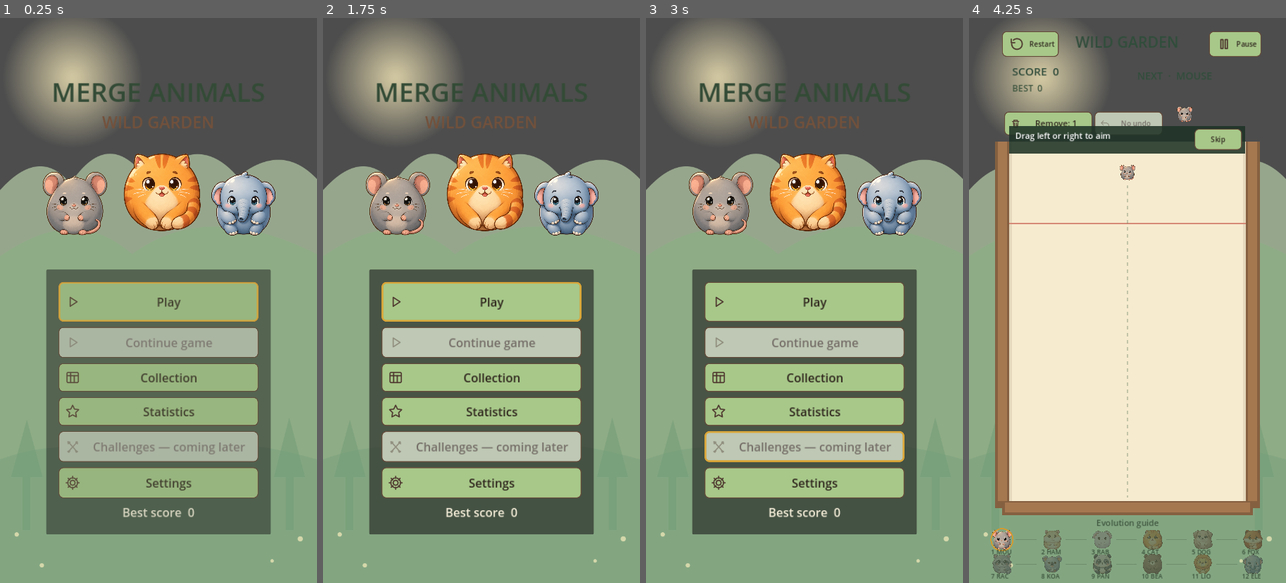
Above: before the commit, frames 1-4 (left to right).
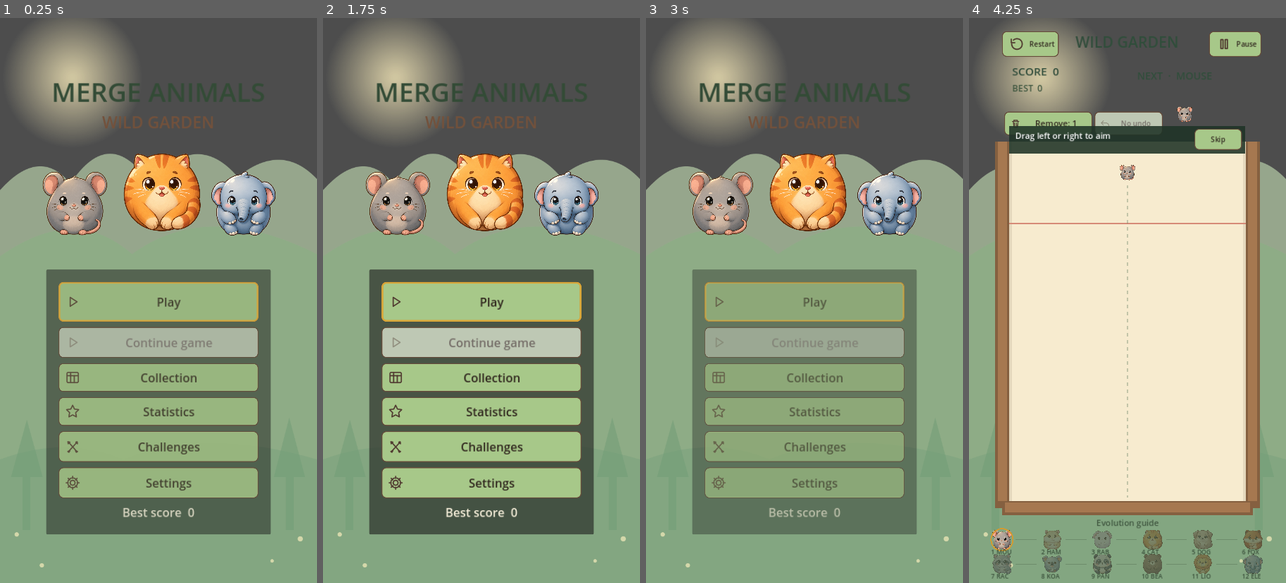
Above: after the commit, the same moments.

Repository: sandikovcusu-commits/MergeAnimal
Game: Godot game, scene res://scenes/ui/MainMenu.tscn
Two runs of this game, one before a commit and one after it. Both use one fixed random seed, a clock stepped at 60 frames per second and the inputs below.
Inputs (mouse positions are in pixels of both pictures, inside the frame that each line leads up to):
- Up to frame 1 (0.25 s): no input
- Up to frame 2 (1.75 s): click "Collection" at 0.5 s; click "Back" at 1.25 s
- Up to frame 3 (3 s): click (804, 447) at 2 s, where only the run after the commit has a clickable "Challenges"; click (804, 436) at 2.75 s, where only the run after the commit has a clickable "Back"
- Up to frame 4 (4.25 s): click "Play" at 3.5 s

The runs differ from the first frame. In frame 1, 3.1% of the frame differs, in the area x 18-82%, y 73-79%; in frame 2, 3.2%; in frame 3, 31%, in the area x 14-86%, y 44-92%; in frame 4, nothing differs.

Commit message:
Implement isolated five-challenge mode
Co-authored-by: arena-agent <297053741+arena-agent@users.noreply.github.com>

Diff:
--- /dev/null
+++ b/MergeAnimals/resources/challenges/01.tres
@@ -0,0 +1,12 @@
+[gd_resource type="Resource" script_class="ChallengeData" load_steps=2 format=3]
+
+[ext_resource type="Script" path="res://scripts/challenges/ChallengeData.gd" id="1"]
+
+[resource]
+script = ExtResource("1")
+id = 1
+title_key = &"FIRST_FRIEND"
+objective_key = &"MAKE_HAMSTER"
+objective_type = "animal"
+animal_id = &"hamster"
+target = 1
--- /dev/null
+++ b/MergeAnimals/resources/challenges/02.tres
@@ -0,0 +1,12 @@
+[gd_resource type="Resource" script_class="ChallengeData" load_steps=2 format=3]
+
+[ext_resource type="Script" path="res://scripts/challenges/ChallengeData.gd" id="1"]
+
+[resource]
+script = ExtResource("1")
+id = 2
+title_key = &"BUNNY_GARDEN"
+objective_key = &"MAKE_RABBITS"
+objective_type = "animal"
+animal_id = &"rabbit"
+target = 3
--- /dev/null
+++ b/MergeAnimals/resources/challenges/03.tres
@@ -0,0 +1,12 @@
+[gd_resource type="Resource" script_class="ChallengeData" load_steps=2 format=3]
+
+[ext_resource type="Script" path="res://scripts/challenges/ChallengeData.gd" id="1"]
+
+[resource]
+script = ExtResource("1")
+id = 3
+title_key = &"CAT_PARTY"
+objective_key = &"MAKE_CATS"
+objective_type = "animal"
+animal_id = &"cat"
+target = 2
--- /dev/null
+++ b/MergeAnimals/resources/challenges/04.tres
@@ -0,0 +1,12 @@
+[gd_resource type="Resource" script_class="ChallengeData" load_steps=2 format=3]
+
+[ext_resource type="Script" path="res://scripts/challenges/ChallengeData.gd" id="1"]
+
+[resource]
+script = ExtResource("1")
+id = 4
+title_key = &"PUPPY_TIME"
+objective_key = &"MAKE_DOG"
+objective_type = "animal"
+animal_id = &"dog"
+target = 1
--- /dev/null
+++ b/MergeAnimals/resources/challenges/05.tres
@@ -0,0 +1,12 @@
+[gd_resource type="Resource" script_class="ChallengeData" load_steps=2 format=3]
+
+[ext_resource type="Script" path="res://scripts/challenges/ChallengeData.gd" id="1"]
+
+[resource]
+script = ExtResource("1")
+id = 5
+title_key = &"SCORE_HUNTER"
+objective_key = &"REACH_SCORE"
+objective_type = "score"
+animal_id = &""
+target = 300
--- /dev/null
+++ b/MergeAnimals/scenes/game/ChallengeGame.tscn
@@ -0,0 +1,5 @@
+[gd_scene load_steps=3 format=3]
+[ext_resource type="PackedScene" path="res://scenes/game/Game.tscn" id="1"]
+[ext_resource type="Script" path="res://scripts/challenges/ChallengeGame.gd" id="2"]
+[node name="ChallengeGame" instance=ExtResource("1")]
+script = ExtResource("2")
--- /dev/null
+++ b/MergeAnimals/scenes/ui/ChallengeSelection.tscn
@@ -0,0 +1,8 @@
+[gd_scene load_steps=2 format=3]
+[ext_resource type="Script" path="res://scripts/ui/ChallengeSelection.gd" id="1"]
+[node name="ChallengeSelection" type="Control"]
+layout_mode = 3
+anchors_preset = 15
+anchor_right = 1.0
+anchor_bottom = 1.0
+script = ExtResource("1")
--- /dev/null
+++ b/MergeAnimals/scripts/challenges/ChallengeData.gd
@@ -0,0 +1,9 @@
+class_name ChallengeData
+extends Resource
+
+@export_range(1, 5) var id: int = 1
+@export var title_key: StringName
+@export var objective_key: StringName
+@export_enum("animal", "score") var objective_type: String = "animal"
+@export var animal_id: StringName = &""
+@export_range(1, 1000000) var target: int = 1
--- /dev/null
+++ b/MergeAnimals/scripts/challenges/ChallengeGame.gd
@@ -0,0 +1,135 @@
+## Inherited Classic physics/merge board; separate mode and results, never writes Classic.
+extends "res://scripts/gameplay/Game.gd"
+const SELECTION := "res://scenes/ui/ChallengeSelection.tscn"
+var challenge: ChallengeManager
+var challenge_id := 0
+var goal_label: Label
+var next_button: Button
+var save_retry_button: Button
+var result_success := false
+var result_saved := false
+var result_finished := false
+
+func _ready() -> void:
+	persist_best = false
+	debug_enabled = false
+	challenge_id = int(get_tree().get_meta("challenge_id", 0))
+	var loaded := ChallengeStore.load_results()
+	if loaded.status not in ["ok", "recovered", "missing"] or not ChallengeStore.is_unlocked(loaded.data, challenge_id):
+		call_deferred("_selection")
+		return
+	challenge = ChallengeManager.new(ChallengeManager.DEFINITIONS[challenge_id - 1])
+	challenge.objective_reached.connect(_goal_reached)
+	super._ready()
+	# This mode never exposes or activates the Classic power-ups.
+	remove_button.visible = false; remove_button.disabled = true
+	undo_button.visible = false; undo_button.disabled = true
+	rescue_button.visible = false; rescue_button.disabled = true
+	best_score = int(loaded.data.entries[challenge_id - 1].best)
+	goal_label = Label.new(); goal_label.name = "ChallengeGoal"
+	goal_label.position = Vector2(85, 205); goal_label.size = Vector2(365, 65)
+	goal_label.add_theme_font_size_override("font_size", 18); goal_label.add_theme_color_override("font_color", Color("263e2b"))
+	goal_label.autowrap_mode = TextServer.AUTOWRAP_WORD_SMART; goal_label.mouse_filter = Control.MOUSE_FILTER_IGNORE
+	$HUD.add_child(goal_label)
+	next_button = Button.new(); next_button.name = "NextChallenge"; next_button.position = Vector2(70, 255); next_button.size = Vector2(340, 55)
+	next_button.text = tr("CH_NEXT"); next_button.visible = false; overlay.add_child(next_button); next_button.pressed.connect(_next_challenge)
+	save_retry_button = Button.new(); save_retry_button.name = "RetryResultSave"; save_retry_button.position = Vector2(70, 255); save_retry_button.size = Vector2(340, 55)
+	save_retry_button.text = tr("CH_RETRY_SAVE"); save_retry_button.visible = false; overlay.add_child(save_retry_button); save_retry_button.pressed.connect(_persist_result)
+	_update_challenge_hud()
+	_update_hud()
+
+func _physics_process(delta: float) -> void:
+	if challenge == null: return
+	if is_playing() and not get_tree().paused:
+		challenge.tick(delta)
+		_update_challenge_hud()
+	super._physics_process(delta)
+
+func _attempt_drop() -> void:
+	var before_count := spawn_count
+	var data := current_data
+	super._attempt_drop()
+	if spawn_count > before_count:
+		challenge.record_creation(data, true, score)
+		_update_challenge_hud()
+
+func _on_merged(data: AnimalData, point: Vector2) -> void:
+	super._on_merged(data, point)
+	challenge.record_creation(data, merge_manager.last_merge_eligible, score)
+	challenge.record_score(score, merge_manager.last_merge_eligible)
+	_update_challenge_hud()
+
+func _on_golden_merged(point: Vector2) -> void:
+	super._on_golden_merged(point)
+	challenge.record_score(score, merge_manager.last_merge_eligible)
+	_update_challenge_hud()
+
+func _update_challenge_hud() -> void:
+	if not is_instance_valid(goal_label) or challenge == null: return
+	goal_label.text = "%s  %d/%d\n%s  %d:%02d" % [tr(challenge.definition.objective_key), mini(challenge.count, challenge.definition.target), challenge.definition.target, tr("CH_TIME"), int(challenge.elapsed) / 60, int(challenge.elapsed) % 60]
+
+func _goal_reached() -> void:
+	call_deferred("_finish", true)
+
+func _on_game_over() -> void:
+	if not is_playing() or challenge == null or challenge.reached: return
+	call_deferred("_finish", false)
+
+func _finish(success: bool) -> void:
+	if result_finished: return
+	result_finished = true; result_success = success
+	game_state = GameState.GAME_OVER
+	drop_requested = false; active_touch = -1; mouse_down = false
+	current_preview.visible = false
+	get_tree().paused = true
+	resume_button.visible = false; $HUD/Overlay/SettingsButton.visible = false
+	rescue_button.visible = false; rescue_message.visible = true
+	$HUD/Overlay/RestartButton.position.y = 180
+	$HUD/Overlay/RestartButton.text = tr("CH_REPLAY")
+	$HUD/Overlay/MainMenuButton.position.y = 330
+	$HUD/Overlay/MainMenuButton.text = tr("CH_SELECT_BUTTON")
+	overlay_title.text = "%s\n%s\n%s: %d\n%s: %d:%02d" % [tr("CH_SUCCESS") if success else tr("CH_FAILED"), tr(challenge.definition.title_key), tr("FINAL_SCORE"), score, tr("CH_TIME"), int(challenge.elapsed) / 60, int(challenge.elapsed) % 60]
+	overlay.visible = true
+	_persist_result()
+	queue_redraw()
+
+func _persist_result() -> void:
+	if not result_finished or result_saved: return
+	var result := ChallengeStore.record_result(challenge_id, result_success, score)
+	result_saved = result == OK
+	save_retry_button.visible = not result_saved
+	next_button.visible = result_saved and result_success and challenge_id < 5
+	$HUD/Overlay/RestartButton.disabled = not result_saved
+	$HUD/Overlay/MainMenuButton.disabled = not result_saved
+	rescue_message.text = tr("CH_RESULT_SAVED") if result_saved else tr("CH_SAVE_FAILED")
+
+func _next_challenge() -> void:
+	if not result_saved or not result_success or challenge_id >= 5: return
+	get_tree().set_meta("challenge_id", challenge_id + 1)
+	get_tree().paused = false
+	get_tree().reload_current_scene()
+func _selection() -> void:
+	get_tree().paused = false
+	if get_tree().has_meta("challenge_id"): get_tree().remove_meta("challenge_id")
+	get_tree().change_scene_to_file(SELECTION)
+func _main_menu() -> void:
+	if result_finished and not result_saved: return
+	_selection()
+func _restart() -> void:
+	if result_finished and not result_saved: return
+	get_tree().paused = false
+	get_tree().reload_current_scene()
+func _toggle_pause() -> void:
+	super._toggle_pause()
+	if game_state == GameState.PAUSED:
+		$HUD/Overlay/SettingsButton.visible = false
+		$HUD/Overlay/MainMenuButton.text = tr("CH_SELECT_BUTTON")
+func _update_remove_ui() -> void:
+	if is_instance_valid(remove_button): remove_button.visible = false; remove_button.disabled = true
+	if is_instance_valid(remove_hint): remove_hint.visible = false
+func _update_undo_ui() -> void:
+	if is_instance_valid(undo_button): undo_button.visible = false; undo_button.disabled = true
+func _toggle_remove() -> void: pass
+func _request_undo() -> void: pass
+func _request_rescue() -> void: pass
+func _open_settings() -> void: pass
--- /dev/null
+++ b/MergeAnimals/scripts/challenges/ChallengeManager.gd
@@ -0,0 +1,27 @@
+class_name ChallengeManager
+extends RefCounted
+
+signal objective_reached
+const DEFINITIONS: Array[ChallengeData] = [preload("res://resources/challenges/01.tres"), preload("res://resources/challenges/02.tres"), preload("res://resources/challenges/03.tres"), preload("res://resources/challenges/04.tres"), preload("res://resources/challenges/05.tres")]
+var definition: ChallengeData
+var count: int = 0
+var elapsed: float = 0.0
+var reached := false
+func _init(data: ChallengeData) -> void: definition = data
+func tick(delta: float) -> void:
+	if not reached: elapsed += delta
+func record_creation(data: AnimalData, eligible: bool, game_score: int) -> void:
+	if reached or not eligible: return
+	if definition.objective_type == "animal" and data.id == definition.animal_id:
+		count += 1
+	elif definition.objective_type == "score":
+		count = game_score
+	if count >= definition.target:
+		reached = true
+		objective_reached.emit()
+func record_score(game_score: int, eligible: bool) -> void:
+	if reached or not eligible or definition.objective_type != "score": return
+	count = game_score
+	if count >= definition.target:
+		reached = true
+		objective_reached.emit()
--- /dev/null
+++ b/MergeAnimals/scripts/challenges/ChallengeStore.gd
@@ -0,0 +1,51 @@
+## Results are separate from Classic session/progression. Active attempts are not saved.
+class_name ChallengeStore
+extends RefCounted
+const PATH := "user://wild_garden_challenges.json"
+const VERSION := 1
+static func empty() -> Dictionary:
+	var entries := []
+	for i in range(5): entries.append({"completed": false, "best": 0, "attempts": 0})
+	return {"version": VERSION, "entries": entries}
+static func valid(data: Variant) -> bool:
+	if typeof(data) != TYPE_DICTIONARY or data.get("version") != VERSION or typeof(data.get("entries")) != TYPE_ARRAY or data.entries.size() != 5: return false
+	var previous := true
+	for item in data.entries:
+		if typeof(item) != TYPE_DICTIONARY or typeof(item.get("completed")) != TYPE_BOOL: return false
+		for key in ["best", "attempts"]:
+			var n: Variant = item.get(key)
+			if typeof(n) not in [TYPE_INT, TYPE_FLOAT] or not is_finite(float(n)) or float(n) < 0 or float(n) > 1000000000 or floorf(float(n)) != float(n): return false
+		if item.completed and not previous: return false
+		previous = item.completed
+	return true
+static func load_results() -> Dictionary:
+	var primary := SaveManager._read_envelope(PATH)
+	var backup := SaveManager._read_envelope(PATH + ".bak")
+	if primary.status in ["future", "io_error"] or backup.status in ["future", "io_error"]: return {"status": "unavailable"}
+	for entry in [primary, backup]:
+		if entry.status == "ok" and typeof(entry.data.get("version")) in [TYPE_INT, TYPE_FLOAT] and float(entry.data.version) > VERSION: return {"status": "unavailable"}
+	for entry in [[primary, "ok"], [backup, "recovered"]]:
+		if entry[0].status == "ok" and valid(entry[0].data): return {"status": entry[1], "data": entry[0].data}
+	if primary.status == "missing" and backup.status == "missing": return {"status": "missing", "data": empty()}
+	return {"status": "corrupt"}
+static func is_unlocked(data: Dictionary, id: int) -> bool:
+	return id >= 1 and id <= 5 and valid(data) and (id == 1 or bool(data.entries[id - 2].completed))
+static func record_result(id: int, success: bool, score: int) -> Error:
+	var loaded := load_results()
+	if loaded.status not in ["ok", "recovered", "missing"]: return ERR_UNAVAILABLE
+	var data: Dictionary = loaded.data.duplicate(true)
+	if not is_unlocked(data, id) or score < 0 or score > 1000000000: return ERR_INVALID_DATA
+	var item: Dictionary = data.entries[id - 1]
+	item.attempts = int(item.attempts) + 1
+	item.best = maxi(int(item.best), score)
+	if success: item.completed = true
+	if not valid(data): return ERR_INVALID_DATA
+	# Never replace a good backup with a corrupt/invalid primary on recovery.
+	var primary := SaveManager._read_envelope(PATH)
+	var keep_primary: bool = primary.status == "ok" and valid(primary.data)
+	var result := SaveManager.save_progress(data, PATH, keep_primary)
+	if result != OK: return result
+	# Refresh backup after committing primary; mirror failure does not roll back.
+	var mirror := SaveManager.save_progress(data, PATH, true)
+	if mirror != OK: push_warning("Challenge result committed; backup refresh failed: %s" % mirror)
+	return OK
--- /dev/null
+++ b/MergeAnimals/scripts/ui/ChallengeSelection.gd
@@ -0,0 +1,41 @@
+extends Control
+const FOREST := preload("res://assets/backgrounds/forest_garden.svg")
+const THEME := preload("res://assets/ui/themes/forest.tres")
+var buttons: Array[Button] = []
+var status_label: Label
+func _ready() -> void:
+	process_mode = Node.PROCESS_MODE_ALWAYS
+	SettingsStore.apply(SettingsStore.load_values())
+	theme = THEME
+	var title := Label.new(); title.text = tr("CHALLENGE_SELECT"); title.position = Vector2(60, 100); title.size = Vector2(600, 65)
+	title.horizontal_alignment = HORIZONTAL_ALIGNMENT_CENTER; title.add_theme_font_size_override("font_size", 36); title.add_theme_color_override("font_color", Color("334b36")); add_child(title)
+	var card := PanelContainer.new(); card.position = Vector2(65, 205); card.size = Vector2(590, 930); add_child(card)
+	var margins := MarginContainer.new()
+	for side in ["margin_left", "margin_right", "margin_top", "margin_bottom"]: margins.add_theme_constant_override(side, 25)
+	card.add_child(margins)
+	var list := VBoxContainer.new(); list.add_theme_constant_override("separation", 12); margins.add_child(list)
+	var loaded := ChallengeStore.load_results()
+	var available: bool = loaded.status in ["ok", "recovered", "missing"]
+	for def in ChallengeManager.DEFINITIONS:
+		var unlocked := available and ChallengeStore.is_unlocked(loaded.data, def.id)
+		var b := Button.new(); b.name = "Challenge%02d" % def.id; b.custom_minimum_size.y = 110
+		b.add_theme_font_size_override("font_size", 21)
+		var state := tr("CH_LOCKED") if not unlocked else (tr("CH_COMPLETED") if loaded.data.entries[def.id - 1].completed else tr("CH_READY"))
+		b.text = "%02d  %s  ·  %s\n%s" % [def.id, tr(def.title_key), state, tr(def.objective_key)]
+		b.disabled = not unlocked; list.add_child(b); buttons.append(b)
+		b.pressed.connect(_start.bind(def.id))
+	status_label = Label.new(); status_label.horizontal_alignment = HORIZONTAL_ALIGNMENT_CENTER; status_label.autowrap_mode = TextServer.AUTOWRAP_WORD_SMART
+	status_label.custom_minimum_size.y = 65; status_label.text = "" if available else tr("CH_SAVE_UNAVAILABLE"); list.add_child(status_label)
+	var back := Button.new(); back.name = "Back"; back.text = tr("BACK"); back.custom_minimum_size.y = 65; list.add_child(back)
+	back.pressed.connect(func(): get_tree().change_scene_to_file("res://scenes/ui/MainMenu.tscn"))
+func _start(id: int) -> void:
+	var loaded := ChallengeStore.load_results()
+	if loaded.status not in ["ok", "recovered", "missing"] or not ChallengeStore.is_unlocked(loaded.data, id):
+		status_label.text = tr("CH_SAVE_UNAVAILABLE"); return
+	get_tree().set_meta("challenge_id", id)
+	if get_tree().has_meta("continue_requested"): get_tree().remove_meta("continue_requested")
+	if get_tree().has_meta("tutorial_requested"): get_tree().remove_meta("tutorial_requested")
+	get_tree().paused = false
+	get_tree().change_scene_to_file("res://scenes/game/ChallengeGame.tscn")
+func _draw() -> void:
+	draw_texture_rect(FOREST, Rect2(0, 0, 720, 1280), false)
--- a/MergeAnimals/scripts/ui/MainMenu.gd
+++ b/MergeAnimals/scripts/ui/MainMenu.gd
@@ -36,7 +36,8 @@
 	collection.pressed.connect(func(): get_tree().change_scene_to_file("res://scenes/ui/Collection.tscn"))
 	var statistics := _button("Statistics", "STATISTICS", "star", 65); list.add_child(statistics)
 	statistics.pressed.connect(func(): get_tree().change_scene_to_file("res://scenes/ui/Statistics.tscn"))
-	var challenges := _button("Challenges", "CHALLENGES", "challenge", 70); challenges.disabled = true; list.add_child(challenges)
+	var challenges := _button("Challenges", "CHALLENGES", "challenge", 70); list.add_child(challenges)
+	challenges.pressed.connect(func(): get_tree().change_scene_to_file("res://scenes/ui/ChallengeSelection.tscn"))
 	settings_button = _button("Settings", "SETTINGS", "settings", 70); list.add_child(settings_button); settings_button.pressed.connect(_settings)
 	best_label = Label.new(); best_label.name = "Best"; best_label.horizontal_alignment = HORIZONTAL_ALIGNMENT_CENTER
 	best_label.add_theme_font_size_override("font_size", 27); best_label.add_theme_color_override("font_color", Color("f3ecd7")); list.add_child(best_label)
--- a/MergeAnimals/scripts/ui/UIStrings.gd
+++ b/MergeAnimals/scripts/ui/UIStrings.gd
@@ -12,6 +12,14 @@
 		"tr": {"PLAY":"Oyna", "SETTINGS":"Ayarlar", "COLLECTION":"Koleksiyon", "CHALLENGES":"Görevler — yakında", "BEST_SCORE …(545 unchanged characters)…
 		"ru": {"PLAY":"Играть", "SETTINGS":"Настройки", "COLLECTION":"Коллекция", "CHALLENGES":"Задания — позже", "BEST_SCORE …(581 unchanged characters)…
 	}
+	var challenge_messages := {
+		"en": {"CHALLENGES":"Challenges", "CHALLENGE_SELECT":"CHALLENGES", "FIRST_FRIEND":"First Friend", "BUNNY_GARDEN":"Bunny Garden", "CAT_PARTY":"Cat Party", "PUPPY_TIME":"Puppy Time", "SCORE_HUNTER":"Score Hunter", "MAKE_HAMSTER":"Create 1 hamster", "MAKE_RABBITS":"Create 3 rabbits", "MAKE_CATS":"Create 2 cats", "MAKE_DOG":"Create 1 dog", "REACH_SCORE":"Score 300 points", "CH_LOCKED":"Locked", "CH_COMPLETED":"Completed", "CH_READY":"Ready", "CH_TIME":"Time", "CH_SUCCESS":"CHALLENGE SUCCESS!", "CH_FAILED":"CHALLENGE FAILED", "CH_NEXT":"Next challenge", "CH_REPLAY":"Play again", "CH_SELECT_BUTTON":"Challenges", "CH_RESULT_SAVED":"Result saved", "CH_SAVE_FAILED":"Could not save result. Retry saving.", "CH_RETRY_SAVE":"Retry save", "CH_SAVE_UNAVAILABLE":"Challenge results unavailable. Files were not replaced."},
+		"az": {"CHALLENGES":"Tapşırıqlar", "CHALLENGE_SELECT":"TAPŞIRIQLAR", "FIRST_FRIEND":"İlk dost", "BUNNY_GARDEN":"Dovşan bağı", "CAT_PARTY":"Pişik şənliyi", "PUPPY_TIME":"İt vaxtı", "SCORE_HUNTER":"Xal ovçusu", "MAKE_HAMSTER":"1 xomyak yarat", "MAKE_RABBITS":"3 dovşan yarat", "MAKE_CATS":"2 pişik yarat", "MAKE_DOG":"1 it yarat", "REACH_SCORE":"300 xal topla", "CH_LOCKED":"Bağlı", "CH_COMPLETED":"Tamamlandı", "CH_READY":"Hazır", "CH_TIME":"Vaxt", "CH_SUCCESS":"TAPŞIRIQ TAMAMLANDI!", "CH_FAILED":"TAPŞIRIQ ALINMADI", "CH_NEXT":"Növbəti tapşırıq", "CH_REPLAY":"Yenidən oyna", "CH_SELECT_BUTTON":"Tapşırıqlar", "CH_RESULT_SAVED":"Nəticə saxlandı", "CH_SAVE_FAILED":"Nəticə saxlanmadı. Yenidən yoxla.", "CH_RETRY_SAVE":"Yenidən saxla", "CH_SAVE_UNAVAILABLE":"Tapşırıq nəticələri əlçatan deyil. Fayllar dəyişdirilmədi."},
+		"tr": {"CHALLENGES":"Görevler", "CHALLENGE_SELECT":"GÖREVLER", "FIRST_FRIEND":"İlk arkadaş", "BUNNY_GARDEN":"Tavşan bahçesi", "CAT_PARTY":"Kedi partisi", "PUPPY_TIME":"Köpek zamanı", "SCORE_HUNTER":"Puan avcısı", "MAKE_HAMSTER":"1 hamster oluştur", "MAKE_RABBITS":"3 tavşan oluştur", "MAKE_CATS":"2 kedi oluştur", "MAKE_DOG":"1 köpek oluştur", "REACH_SCORE":"300 puan topla", "CH_LOCKED":"Kilitli", "CH_COMPLETED":"Tamamlandı", "CH_READY":"Hazır", "CH_TIME":"Süre", "CH_SUCCESS":"GÖREV TAMAMLANDI!", "CH_FAILED":"GÖREV BAŞARISIZ", "CH_NEXT":"Sonraki görev", "CH_REPLAY":"Tekrar oyna", "CH_SELECT_BUTTON":"Görevler", "CH_RESULT_SAVED":"Sonuç kaydedildi", "CH_SAVE_FAILED":"Sonuç kaydedilemedi. Tekrar dene.", "CH_RETRY_SAVE":"Kaydı tekrarla", "CH_SAVE_UNAVAILABLE":"Görev sonuçları kullanılamıyor. Dosyalar değiştirilmedi."},
+		"ru": {"CHALLENGES":"Задания", "CHALLENGE_SELECT":"ЗАДАНИЯ", "FIRST_FRIEND":"Первый друг", "BUNNY_GARDEN":"Сад кроликов", "CAT_PARTY":"Кошачья вечеринка", "PUPPY_TIME":"Время щенка", "SCORE_HUNTER":"Охотник за очками", "MAKE_HAMSTER":"Создайте 1 хомяка", "MAKE_RABBITS":"Создайте 3 кроликов", "MAKE_CATS":"Создайте 2 кошек", "MAKE_DOG":"Создайте 1 собаку", "REACH_SCORE":"Наберите 300 очков", "CH_LOCKED":"Закрыто", "CH_COMPLETED":"Выполнено", "CH_READY":"Доступно", "CH_TIME":"Время", "CH_SUCCESS":"ЗАДАНИЕ ВЫПОЛНЕНО!", "CH_FAILED":"ЗАДАНИЕ НЕ ВЫПОЛНЕНО", "CH_NEXT":"Следующее задание", "CH_REPLAY":"Играть снова", "CH_SELECT_BUTTON":"Задания", "CH_RESULT_SAVED":"Результат сохранён", "CH_SAVE_FAILED":"Ошибка сохранения. Повторите.", "CH_RETRY_SAVE":"Повторить сохранение", "CH_SAVE_UNAVAILABLE":"Результаты недоступны. Файлы не изменены."}
+	}
+	for locale in challenge_messages:
+		messages[locale].merge(challenge_messages[locale], true)
 	var save_messages := {
 		"en": {"NEW_GAME":"New game", "NEW_GAME_CONFIRM":"Start a new game? The saved session will be replaced.", "SAVE_FAILED":"Save failed", "CONTINUE":"Continue game", "SAVE_WAIT":"Save unavailable. Resume and try again.", "SAVE_UNAVAILABLE":"Saved game unavailable"},
 		"az": {"NEW_GAME":"Yeni oyun", "NEW_GAME_CONFIRM":"Yeni oyun başlasın? Saxlanmış oyun əvəz ediləcək.", "SAVE_FAILED":"Saxlama alınmadı", "CONTINUE":"Oyuna davam et", "SAVE_WAIT":"Saxlama mümkün deyil. Davam edib yenidən yoxlayın.", "SAVE_UNAVAILABLE":"Saxlanmış oyun əlçatan deyil"},
--- a/MergeAnimals/tests/integration/day5_ui.gd
+++ b/MergeAnimals/tests/integration/day5_ui.gd
@@ -19,7 +19,7 @@
 	root.add_child(menu); current_scene = menu
 	await frames()
 	check(is_instance_valid(menu.play_button) and not menu.play_button.disabled, "main menu exposes working Play")
-	check(not menu.find_child("Collection", true, false).disabled and menu.find_child("Challenges", true, false).disabled, "collection enabled and unfinished challenge disabled")
+	check(not menu.find_child("Collection", true, false).disabled and not menu.find_child("Challenges", true, false).disabled, "collection and challenge selection enabled")
 	menu.settings_button.pressed.emit()
 	await frames()
 	check(is_instance_valid(menu.settings_panel), "menu opens settings")
